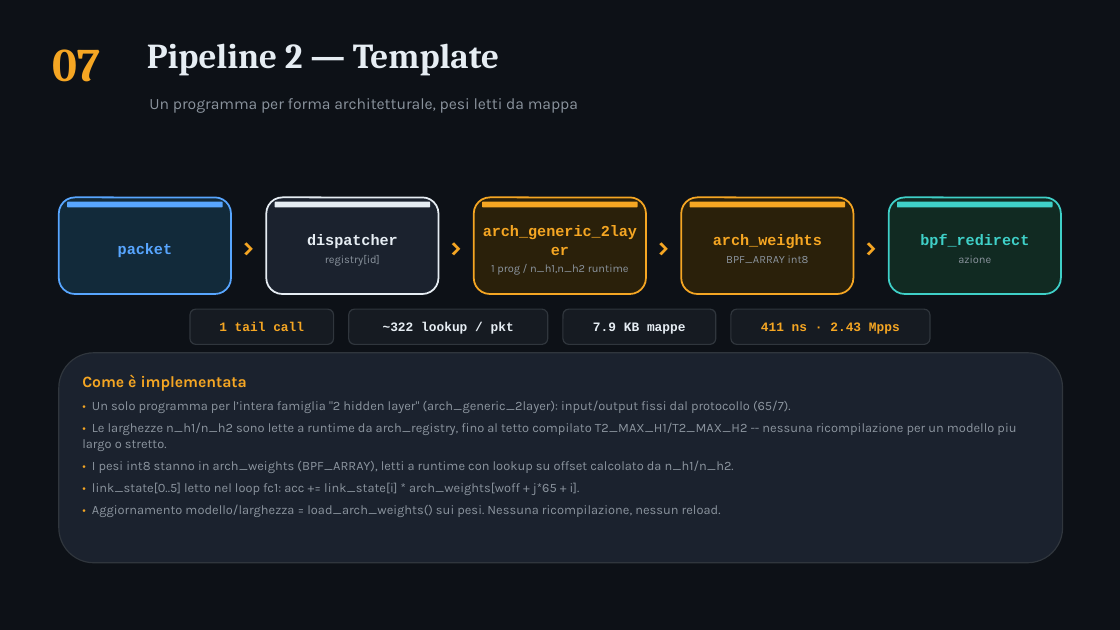
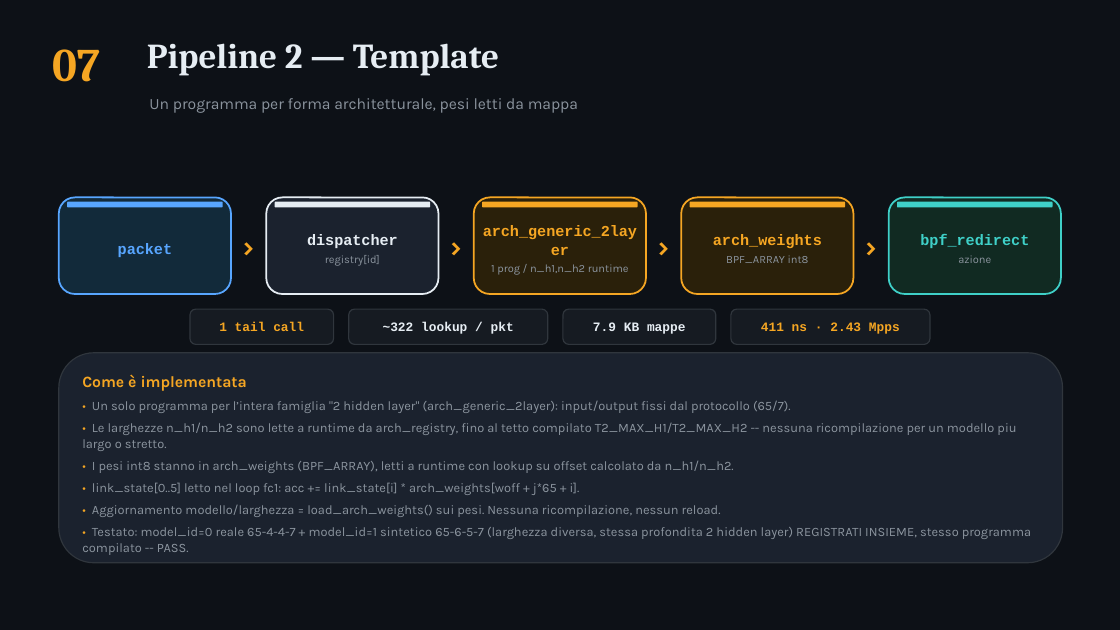
Before and after one commit to ettore-cantile/ipa_lab, a slide deck: slide 8 of docs/IPA_eBPF_pipelines.pptx. Drawn at 1120x630 pixels with LibreOffice and Linux fonts; fonts in the diff are those of the drawing. Boxes give left, top, right and bottom in pixels: in the first picture for what was removed or moved away, otherwise in the second. Text is boxed around its words. In the diff, an @@ line names an element or a change of style, - is before the commit and + after.

```diff
--- a/docs/IPA_eBPF_pipelines.pptx
+++ b/docs/IPA_eBPF_pipelines.pptx
@@ text at <box>82,527,1031,555</box>: paragraph added @@
+• Testato: model_id=0 reale 65-4-4-7 + model_id=1 sintetico 65-6-5-7 (larghezza diversa, stessa profondita 2 hidden layer) REGISTRATI INSIEME, stesso programma compilato -- PASS.
```
Also in this commit, not shown: 3 other slides changed, 1 other file.
